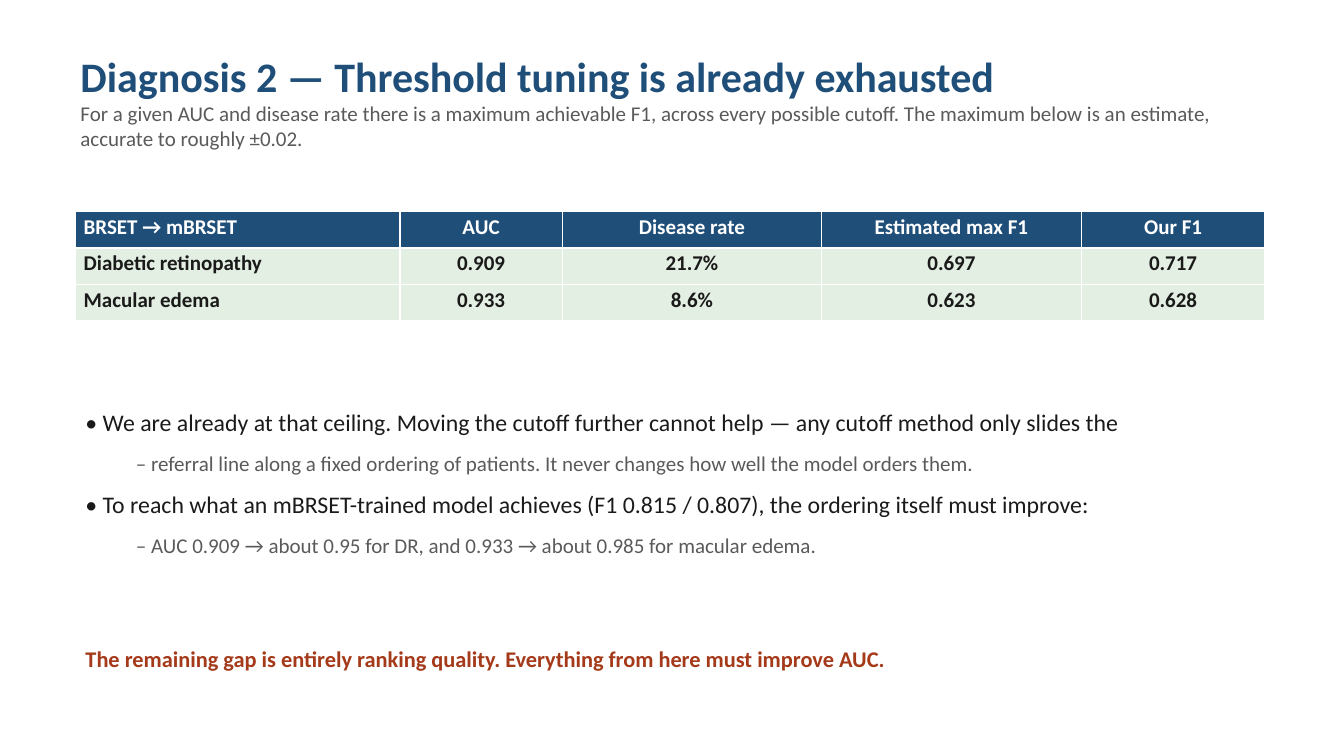
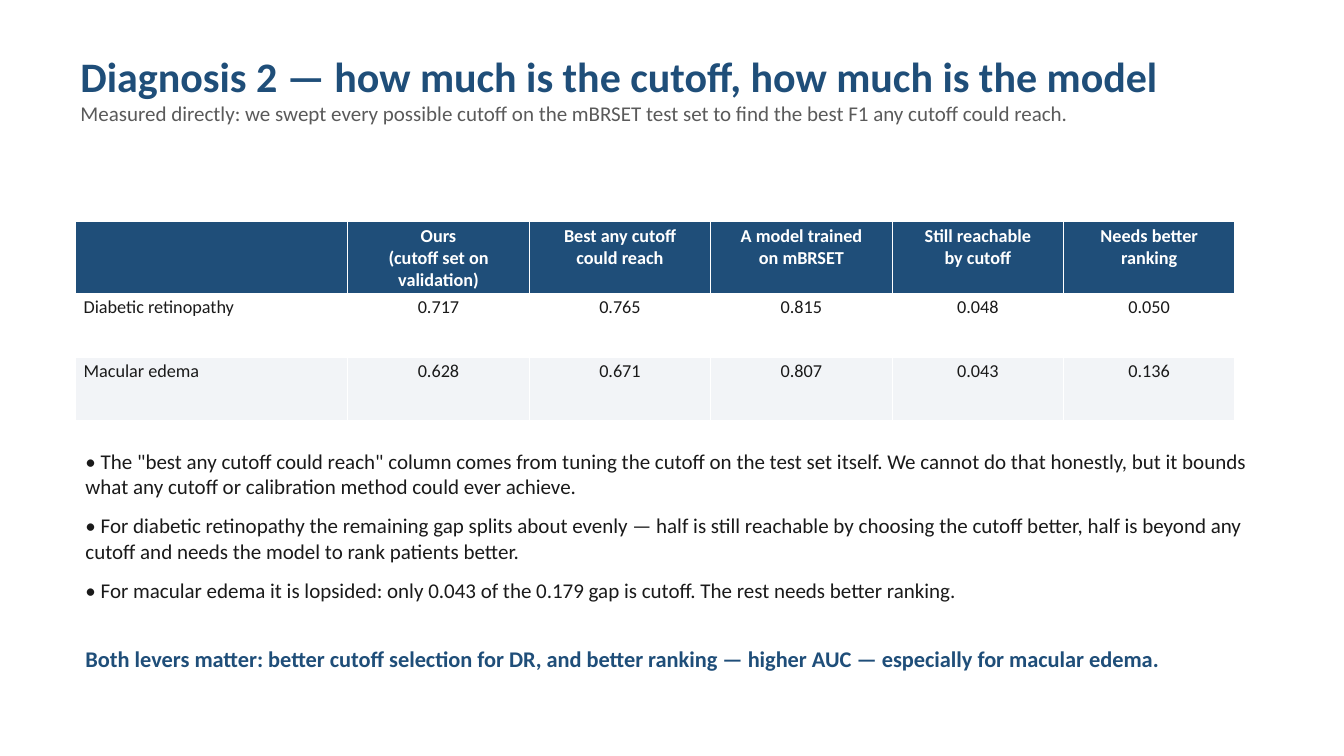
Before and after one commit to Sahith59/brset-convnextv2, a slide deck: slide 9 of presentation/BRSET_ConvNeXtV2_Progress.pptx. Drawn at 1344x756 pixels with LibreOffice and Linux fonts; fonts in the diff are those of the drawing. Boxes give left, top, right and bottom in pixels: in the first picture for what was removed or moved away, otherwise in the second. Text is boxed around its words. In the diff, an @@ line names an element or a change of style, - is before the commit and + after.

```diff
--- a/presentation/BRSET_ConvNeXtV2_Progress.pptx
+++ b/presentation/BRSET_ConvNeXtV2_Progress.pptx
@@ text at bbox=[80, 62, 1158, 125]: text changed @@
-Diagnosis 2 — Threshold tuning is already exhausted
-For a given AUC and disease rate there is a maximum achievable F1, across every possible cutoff. The maximum below is an estimate, accurate to roughly ±0.02.
+Diagnosis 2 — how much is the cutoff, how much is the model
+Measured directly: we swept every possible cutoff on the mBRSET test set to find the best F1 any cutoff could reach.
@@ table at bbox=[76, 222, 1235, 413] @@
-column 1: BRSET → mBRSET | Diabetic retinopathy | Macular edema
-column 2: AUC | 0.909 | 0.933
-column 3: Disease rate | 21.7% | 8.6%
-column 4: Estimated max F1 | 0.697 | 0.623
-column 5: Our F1 | 0.717 | 0.628
+column 1:  | Diabetic retinopathy | Macular edema
+column 2: Ours / (cutoff set on / validation) | 0.717 | 0.628
+column 3: Best any cutoff / could reach | 0.765 | 0.671
+column 4: A model trained / on mBRSET | 0.815 | 0.807
+column 5: Still reachable / by cutoff | 0.048 | 0.043
+column 6: Needs better / ranking | 0.050 | 0.136
@@ table: place and size @@
-table at bbox=[76, 212, 1264, 321]
+table at bbox=[76, 222, 1235, 413]
@@ text at bbox=[85, 454, 1245, 602]: text changed; size 17 to 15 pt @@
-• We are already at that ceiling. Moving the cutoff further cannot help — any cutoff method only slides the
-  – referral line along a fixed ordering of patients. It never changes how well the model orders them.
-• To reach what an mBRSET-trained model achieves (F1 0.815 / 0.807), the ordering itself must improve:
-  – AUC 0.909 → about 0.95 for DR, and 0.933 → about 0.985 for macular edema.
+• The "best any cutoff could reach" column comes from tuning the cutoff on the test set itself. We cannot do that honestly, but it bounds what any cutoff or calibration method could ever achieve.
+• For diabetic retinopathy the remaining gap splits about evenly — half is still reachable by choosing the cutoff better, half is beyond any cutoff and needs the model to rank patients better.
+• For macular edema it is lopsided: only 0.043 of the 0.179 gap is cutoff. The rest needs better ranking.
@@ text at bbox=[85, 651, 1159, 671]: text changed; text colour #A53A1A to #1F4E79 @@
-The remaining gap is entirely ranking quality. Everything from here must improve AUC.
+Both levers matter: better cutoff selection for DR, and better ranking — higher AUC — especially for macular edema.
```
Also in this commit, not shown: 1 other file.
